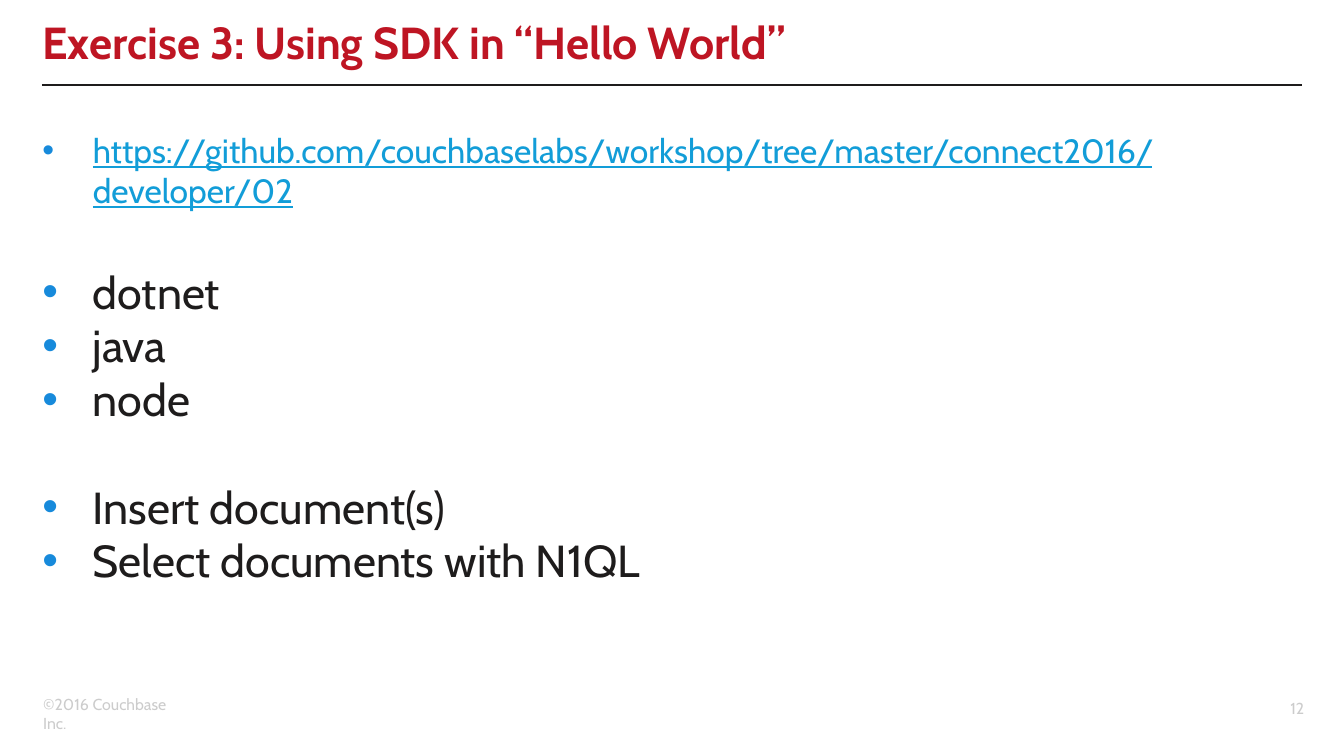
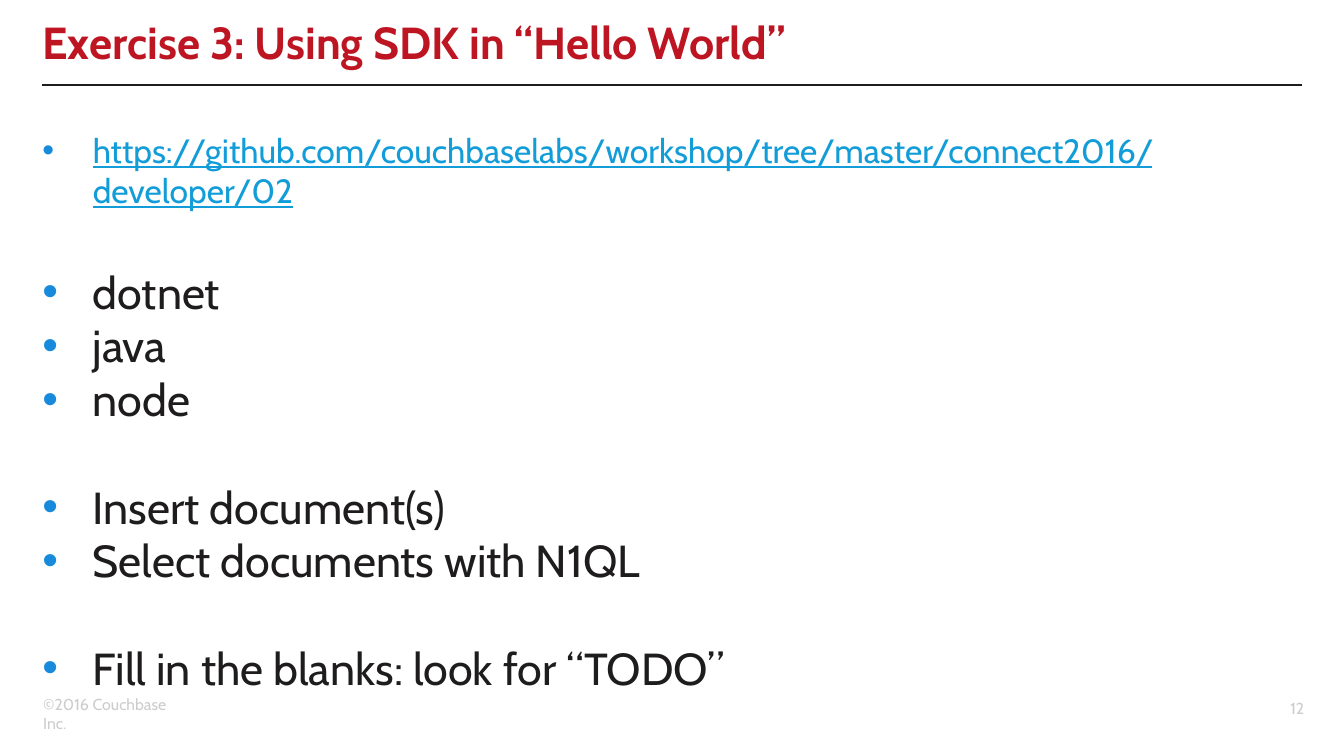
Before and after one commit to clint77/workshop, a slide deck: slide 12 of connect2016/developer/02/02.pptx. Drawn at 1344x756 pixels with LibreOffice and Linux fonts; fonts in the diff are those of the drawing; background and template pictures are left out. Boxes give left, top, right and bottom in pixels: in the first picture for what was removed or moved away, otherwise in the second. Text is boxed around its words. In the diff, an @@ line names an element or a change of style, - is before the commit and + after.

Commit message:
created .net workshop 'todo' code for part 2 and updated slides to indicate TODO

```diff
--- a/connect2016/developer/02/02.pptx
+++ b/connect2016/developer/02/02.pptx
@@ text at bbox=[93, 651, 725, 686]: paragraph added @@
+• Fill in the blanks: look for “TODO”
```
Also in this commit, not shown: 7 other files.
